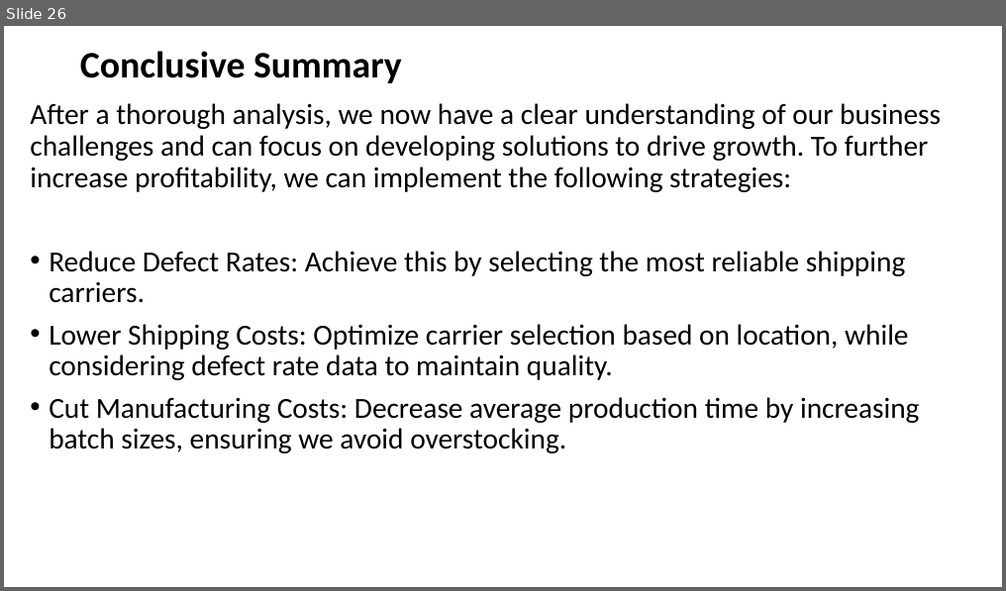
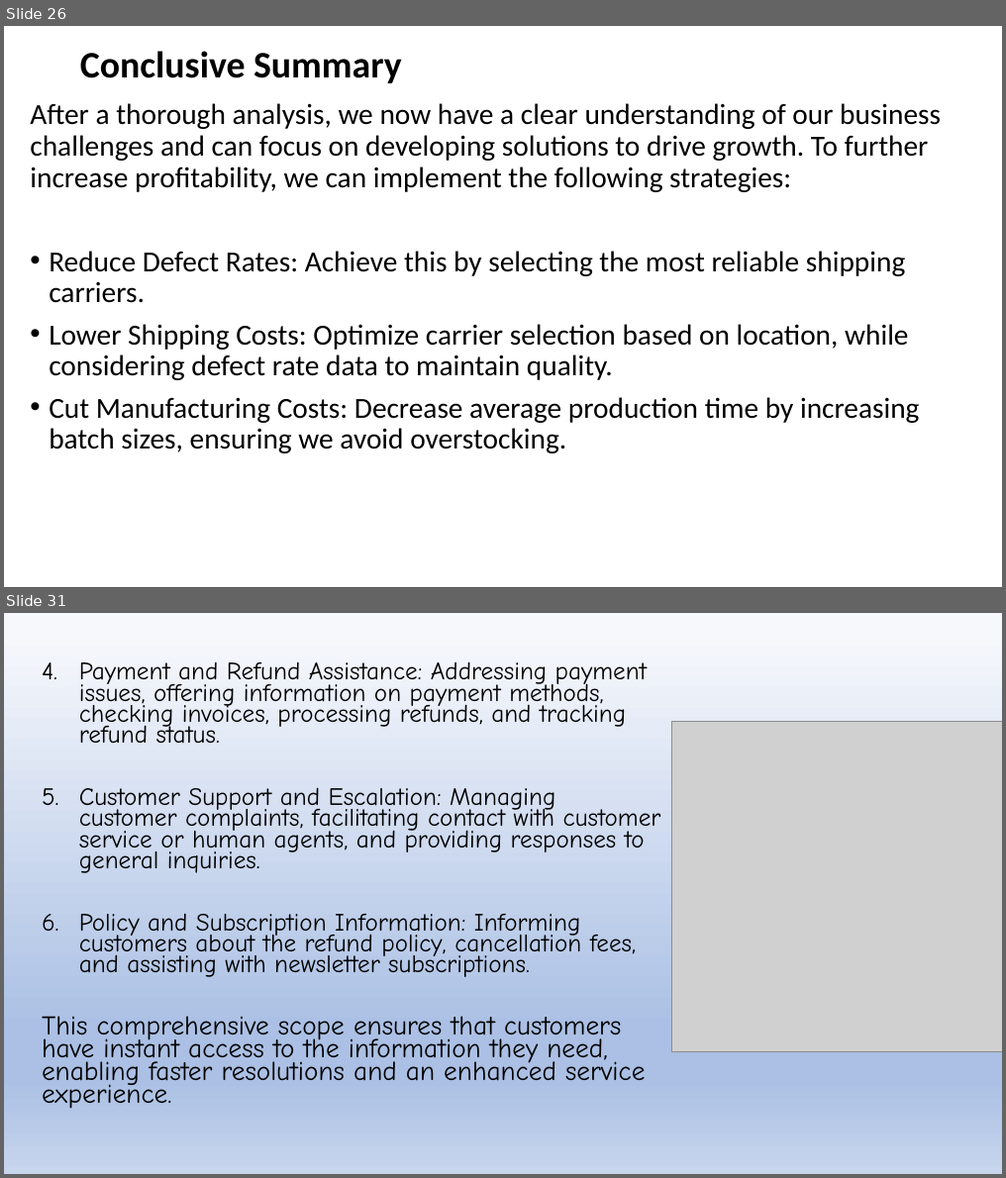
Before and after one commit to Sanket2102/Supply-Chain-Management, a slide deck: Supply Chain Management Presentation.pptx. Shown one above the other, each under a label of ours: slide 26 before the commit, slides 26 and 31 after it; the slides between them are not shown. The pictures are 1006x591 and 1006x1178 pixels, drawn with LibreOffice and Linux fonts; fonts in the diff are those of the drawing; grey boxes stand for pictures; background and template pictures are left out. Boxes give left, top, right and bottom in pixels: in the first picture for what was removed or moved away, otherwise in the second. Text is boxed around its words. In the diff, an @@ line names an element or a change of style, - is before the commit and + after.

```diff
--- a/Supply Chain Management Presentation.pptx
+++ b/Supply Chain Management Presentation.pptx
@@ slide 31 added at (4,613,1002,1174), background gradient #F6F8FC to #ABC0E4 to #C7D5ED @@
@@ text added at (42,662,661,1109), 24 pt, text #000000 @@
+4. Payment and Refund Assistance: Addressing payment issues, offering information on payment methods, checking invoices, processing refunds, and tracking refund status.
+5. Customer Support and Escalation: Managing customer complaints, facilitating contact with customer service or human agents, and providing responses to general inquiries.
+6. Policy and Subscription Information: Informing customers about the refund policy, cancellation fees, and assisting with newsletter subscriptions.
+This comprehensive scope ensures that customers have instant access to the information they need, enabling faster resolutions and an enhanced service experience.
@@ picture added at (672,722,1002,1052) @@
```
Also in this commit, not shown: 2 slides changed, 27 other slides added.
